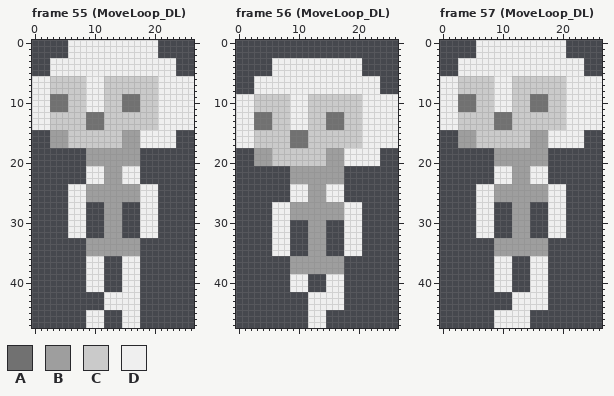
Pixel-art file: Assets/Sprites/NecromancerUnits/Skeleton/Skeleton.aseprite. The picture above was drawn from the file before the commit.
27x48 pixels, 96 frames. Shown: frame 55 (MoveLoop_DL), frame 56 (MoveLoop_DL), frame 57 (MoveLoop_DL). The commit also changed other frames, which this record leaves out.
Palette (. is transparent): A #717171  B #9e9e9e  C #cacaca  D #efefef
Pixels before, frame 55 (MoveLoop_DL), first column x 0:
 0 ......DDDDDDDDDDDDDDD......
 1 ......DDDDDDDDDDDDDDD......
 2 ......DDDDDDDDDDDDDDD......
 3 ...DDDDDDDDDDDDDDDDDDDDD...
 4 ...DDDDDDDDDDDDDDDDDDDDD...
 5 ...DDDDDDDDDDDDDDDDDDDDD...
 6 DDDCCCCCCDDDCCCCCCCCCDDDDDD
 7 DDDCCCCCCDDDCCCCCCCCCDDDDDD
 8 DDDCCCCCCDDDCCCCCCCCCDDDDDD
 9 DDDAAACCCDDDCCCAAACCCDDDDDD
10 DDDAAACCCDDDCCCAAACCCDDDDDD
11 DDDAAACCCDDDCCCAAACCCDDDDDD
12 DDDCCCCCCAAACCCCCCCCCDDDDDD
13 DDDCCCCCCAAACCCCCCCCCDDDDDD
14 DDDCCCCCCAAACCCCCCCCCDDDDDD
15 ...BBBCCCCCCCCCBBBDDDDDD...
16 ...BBBCCCCCCCCCBBBDDDDDD...
17 ...BBBCCCCCCCCCBBBDDDDDD...
18 .........BBBBBBBBB.........
19 .........BBBBBBBBB.........
20 .........BBBBBBBBB.........
21 .........DDDBBBDDD.........
22 .........DDDBBBDDD.........
23 .........DDDBBBDDD.........
24 ......DDDBBBBBBBBBDDD......
25 ......DDDBBBBBBBBBDDD......
26 ......DDDBBBBBBBBBDDD......
27 ......DDD...BBB...DDD......
28 ......DDD...BBB...DDD......
29 ......DDD...BBB...DDD......
30 ......DDD...BBB...DDD......
31 ......DDD...BBB...DDD......
32 ......DDD...BBB...DDD......
33 .........BBBBBBBBB.........
34 .........BBBBBBBBB.........
35 .........BBBBBBBBB.........
36 .........DDD...DDD.........
37 .........DDD...DDD.........
38 .........DDD...DDD.........
39 .........DDD...DDD.........
40 .........DDD...DDD.........
41 .........DDD...DDD.........
42 ............DDDDDD.........
43 ............DDDDDD.........
44 ............DDDDDD.........
45 .........DDD...DDD.........
46 .........DDD...DDD.........
47 .........DDD...DDD.........
Pixels before, frame 56 (MoveLoop_DL), first column x 0:
 3 ......DDDDDDDDDDDDDDD......
 4 ......DDDDDDDDDDDDDDD......
 5 ......DDDDDDDDDDDDDDD......
 6 ...DDDDDDDDDDDDDDDDDDDDD...
 7 ...DDDDDDDDDDDDDDDDDDDDD...
 8 ...DDDDDDDDDDDDDDDDDDDDD...
 9 DDDCCCCCCDDDCCCCCCCCCDDDDDD
10 DDDCCCCCCDDDCCCCCCCCCDDDDDD
11 DDDCCCCCCDDDCCCCCCCCCDDDDDD
12 DDDAAACCCDDDCCCAAACCCDDDDDD
13 DDDAAACCCDDDCCCAAACCCDDDDDD
14 DDDAAACCCDDDCCCAAACCCDDDDDD
15 DDDCCCCCCAAACCCCCCCCCDDDDDD
16 DDDCCCCCCAAACCCCCCCCCDDDDDD
17 DDDCCCCCCAAACCCCCCCCCDDDDDD
18 ...BBBCCCCCCCCCBBBDDDDDD...
19 ...BBBCCCCCCCCCBBBDDDDDD...
20 ...BBBCCCCCCCCCBBBDDDDDD...
21 .........BBBBBBBBB.........
22 .........BBBBBBBBB.........
23 .........BBBBBBBBB.........
24 .........DDDBBBDDD.........
25 .........DDDBBBDDD.........
26 .........DDDBBBDDD.........
27 ......DDDBBBBBBBBBDDD......
28 ......DDDBBBBBBBBBDDD......
29 ......DDDBBBBBBBBBDDD......
30 ......DDD...BBB...DDD......
31 ......DDD...BBB...DDD......
32 ......DDD...BBB...DDD......
33 ......DDD...BBB...DDD......
34 ......DDD...BBB...DDD......
35 ......DDD...BBB...DDD......
36 .........BBBBBBBBB.........
37 .........BBBBBBBBB.........
38 .........BBBBBBBBB.........
39 .........DDD...DDD.........
40 .........DDD...DDD.........
41 .........DDD...DDD.........
42 ............DDDDDD.........
43 ............DDDDDD.........
44 ............DDDDDD.........
45 ............DDD............
46 ............DDD............
47 ............DDD............
Pixels before, frame 57 (MoveLoop_DL), first column x 0:
 0 ......DDDDDDDDDDDDDDD......
 1 ......DDDDDDDDDDDDDDD......
 2 ......DDDDDDDDDDDDDDD......
 3 ...DDDDDDDDDDDDDDDDDDDDD...
 4 ...DDDDDDDDDDDDDDDDDDDDD...
 5 ...DDDDDDDDDDDDDDDDDDDDD...
 6 DDDCCCCCCDDDCCCCCCCCCDDDDDD
 7 DDDCCCCCCDDDCCCCCCCCCDDDDDD
 8 DDDCCCCCCDDDCCCCCCCCCDDDDDD
 9 DDDAAACCCDDDCCCAAACCCDDDDDD
10 DDDAAACCCDDDCCCAAACCCDDDDDD
11 DDDAAACCCDDDCCCAAACCCDDDDDD
12 DDDCCCCCCAAACCCCCCCCCDDDDDD
13 DDDCCCCCCAAACCCCCCCCCDDDDDD
14 DDDCCCCCCAAACCCCCCCCCDDDDDD
15 ...BBBCCCCCCCCCBBBDDDDDD...
16 ...BBBCCCCCCCCCBBBDDDDDD...
17 ...BBBCCCCCCCCCBBBDDDDDD...
18 .........BBBBBBBBB.........
19 .........BBBBBBBBB.........
20 .........BBBBBBBBB.........
21 .........DDDBBBDDD.........
22 .........DDDBBBDDD.........
23 .........DDDBBBDDD.........
24 ......DDDBBBBBBBBBDDD......
25 ......DDDBBBBBBBBBDDD......
26 ......DDDBBBBBBBBBDDD......
27 ......DDD...BBB...DDD......
28 ......DDD...BBB...DDD......
29 ......DDD...BBB...DDD......
30 ......DDD...BBB...DDD......
31 ......DDD...BBB...DDD......
32 ......DDD...BBB...DDD......
33 .........BBBBBBBBB.........
34 .........BBBBBBBBB.........
35 .........BBBBBBBBB.........
36 .........DDD...DDD.........
37 .........DDD...DDD.........
38 .........DDD...DDD.........
39 .........DDD...DDD.........
40 .........DDD...DDD.........
41 .........DDD...DDD.........
42 ............DDDDDD.........
43 ............DDDDDD.........
44 ............DDDDDD.........
45 .........DDDDDD............
46 .........DDDDDD............
47 .........DDDDDD............
And afterwards:
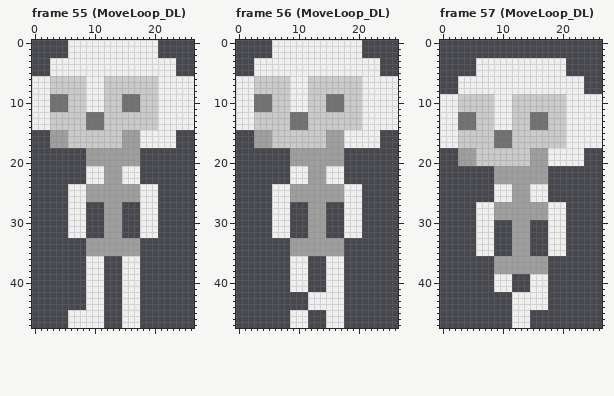
Diff:
Frame 55 (MoveLoop_DL):
The author put colour D in rows 42 to 44 at x 9 to 11; in rows 45 to 47 at x 6 to 8.
The edit erases colour D in rows 42 to 44 at x 12 to 14.
Frame 56 (MoveLoop_DL):
Colour C becomes colour A in rows 9 to 11 at x 3 to 5 and 15 to 17.
Colour D becomes colour A in rows 12 to 14 at x 9 to 11.
The author put colour B in rows 33 to 35 at x 9 to 11 and 15 to 17.
Colour C becomes colour B in rows 15 to 17 at x 3 to 5 and 15 to 17; in rows 18 to 20 at x 9 to 14.
Colour D becomes colour B in rows 24 to 26 at x 9 to 11 and 15 to 17.
Colour A becomes colour C in rows 12 to 14 at x 3 to 5 and 15 to 17; in rows 15 to 17 at x 9 to 11.
Colour D becomes colour C in rows 6 to 8 at x 3 to 8 and 12 to 20.
The author put colour D in rows 0 to 2 at x 6 to 20; in rows 3 to 5 at x 3 to 5 and 21 to 23; in rows 6 to 8 at x 0 to 2 and 24 to 26; in rows 24 to 26 at x 6 to 8 and 18 to 20; in rows 45 to 47 at x 9 to 11 and 15 to 17.
Colour B becomes colour D in rows 21 to 23 at x 9 to 11 and 15 to 17; in rows 36 to 38 at x 9 to 11 and 15 to 17.
Colour C becomes colour D in rows 15 to 17 at x 18 to 20.
The edit erases colour B in rows 18 to 20 at x 3 to 5; in rows 27 to 29 at x 9 to 11 and 15 to 17; in rows 36 to 38 at x 12 to 14.
The edit erases colour C in rows 18 to 20 at x 6 to 8.
The edit erases colour D in rows 15 to 17 at x 0 to 2 and 24 to 26; in rows 18 to 20 at x 18 to 23; in rows 33 to 35 at x 6 to 8 and 18 to 20; in rows 45 to 47 at x 12 to 14.
Frame 57 (MoveLoop_DL):
Colour C becomes colour A in rows 12 to 14 at x 3 to 5 and 15 to 17; in rows 15 to 17 at x 9 to 11.
The author put colour B in rows 18 to 20 at x 3 to 5; in rows 27 to 29 at x 9 to 11 and 15 to 17; in rows 36 to 38 at x 12 to 14.
Colour D becomes colour B in rows 21 to 23 at x 9 to 11 and 15 to 17; in rows 36 to 38 at x 9 to 11 and 15 to 17.
The author put colour C in rows 18 to 20 at x 6 to 8.
Colour A becomes colour C in rows 9 to 11 at x 3 to 5 and 15 to 17.
Colour B becomes colour C in rows 15 to 17 at x 3 to 5 and 15 to 17; in rows 18 to 20 at x 9 to 14.
Colour D becomes colour C in rows 15 to 17 at x 18 to 20.
The author put colour D in rows 15 to 17 at x 0 to 2 and 24 to 26; in rows 18 to 20 at x 18 to 23; in rows 33 to 35 at x 6 to 8 and 18 to 20.
Colour A becomes colour D in rows 12 to 14 at x 9 to 11.
Colour B becomes colour D in rows 24 to 26 at x 9 to 11 and 15 to 17.
Colour C becomes colour D in rows 6 to 8 at x 3 to 8 and 12 to 20.
The edit erases colour B in rows 33 to 35 at x 9 to 11 and 15 to 17.
The edit erases colour D in rows 0 to 2 at x 6 to 20; in rows 3 to 5 at x 3 to 5 and 21 to 23; in rows 6 to 8 at x 0 to 2 and 24 to 26; in rows 24 to 26 at x 6 to 8 and 18 to 20; in rows 45 to 47 at x 9 to 11.
